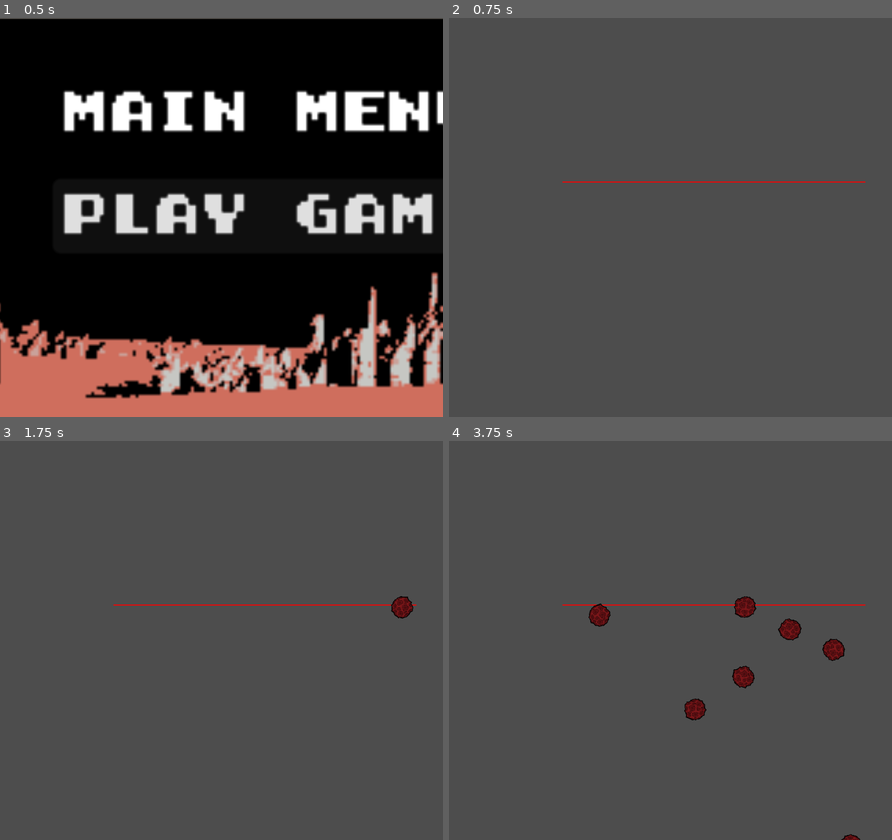
Above: before the commit, frames 1-4 (two rows, left to right).
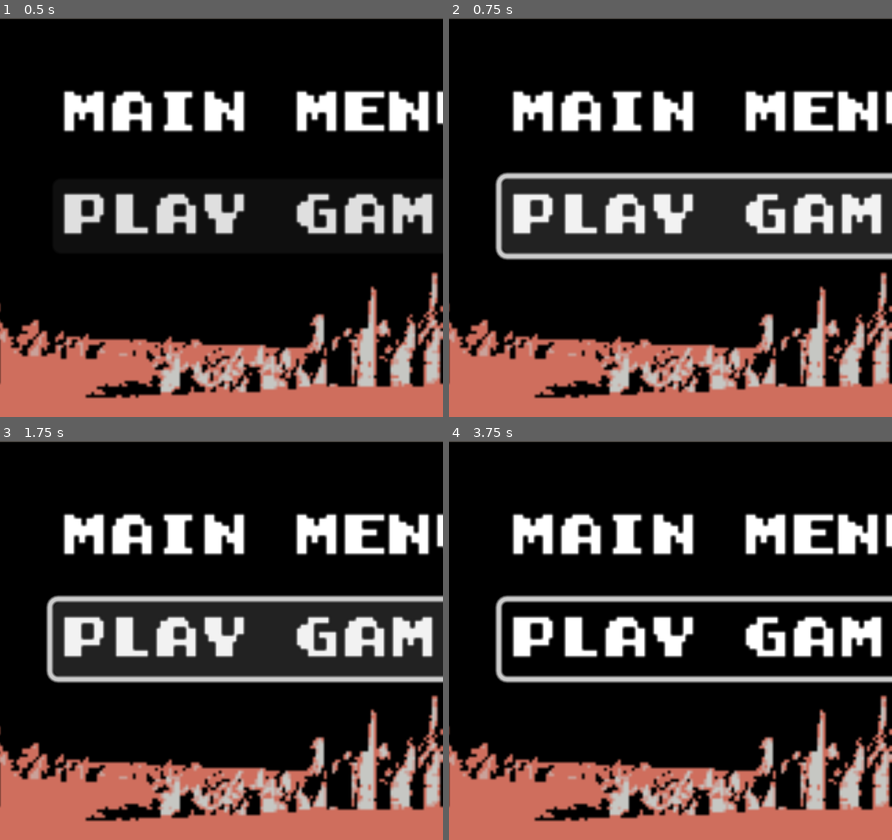
Above: after the commit, the same moments.

Repository: Arsen-PhylJoy/GBJam-11-BCPSW
Game: Godot game, scene res://_debug/test_levels/test_main_node.tscn
The game is run twice, just before and just after one commit, with the same random seed, the same clock (stepped at 60 frames per second) and the same inputs. This scene is started directly instead of the project's main scene.
Inputs (mouse positions are in pixels of both pictures, inside the frame that each line leads up to):
- Up to frame 1 (0.5 s): no input
- Up to frame 2 (0.75 s): click "PLAY GAME" at 0.5 s
- Up to frame 3 (1.75 s): click (274, 640) at 1.25 s, where only the run after the commit has a clickable "PLAY GAME"
- Up to frame 4 (3.75 s): tap Enter (start) at 2, 2.85 s; hold Right (dpad_right) 2.03-2.78 s; hold Enter (start) 2.03-2.78 s; hold Left (dpad_left) 2.78-3.53 s; hold Right (dpad_right) from 3.53 s (still down); hold Enter (start) from 3.53 s (still down)

Frame 1 is identical in both runs. In frame 2, 98% of the frame differs, in the area x 0-100%, y 0-100%; in frame 3, 98%; in frame 4, 98%.
Error before the commit: Cannot call method 'instantiate' on a null value. (res://scripts/main.gd:17)
Error after the commit: Cannot call method 'instantiate' on a null value. (res://scripts/main.gd:18)

Commit message:
Enhance main node scenes loading
Now main node using strings to detect node in the tree

Diff:
--- a/Menu_System/Scripts/main_menu.gd
+++ b/Menu_System/Scripts/main_menu.gd
@@ -1,23 +1,17 @@
 extends Control
 
-signal game_started(start_level)
-
-@export var start_level: PackedScene
+signal play_pressed()
 
 func _ready():
-	pass
 	var playButton = $"VBoxContainer/Play Button"
-	playButton.pressed.connect(self._on_play_button_pressed)
+	playButton.connect("pressed",self.play_button_pressed)
 
 func _process(_delta):
 	pass
 
 func _input(event):
-	if event is InputEventKey:
-		if event.as_text_keycode() == "Enter":
-			self._on_play_button_pressed()
-		elif event.as_text_keycode() == "Escape":
-			get_tree().quit()
+	if event.is_action_pressed("start"):
+		emit_signal("play_pressed")
 
-func _on_play_button_pressed() -> void:
-	emit_signal("game_started",start_level)
+func play_button_pressed() -> void:
+	emit_signal("play_pressed")
--- a/scripts/main.gd
+++ b/scripts/main.gd
@@ -1,25 +1,32 @@
 extends Node
 @export var intro_scene: PackedScene
 @export var main_scene: PackedScene
+@export var level1: PackedScene
+
+const intro_string: String = "Intro"
+const menus_string: String = "Menus"
+const level1_string: String = "Level1"
 
 # Called when the node enters the scene tree for the first time.
 func _ready() -> void:
 	get_tree().root.size = Vector2(1000,900)
 	get_tree().root.position = Vector2(100,100)
-	load_scene(intro_scene)
+	load_scene(intro_scene,intro_string)
+	get_node(intro_string).connect("intro_ended", self.load_menu)
 
-# Called every frame. 'delta' is the elapsed time since the previous frame.
-func _process(delta: float) -> void:
-	pass
+func load_scene(scene: PackedScene,node_name: String)->void:
+	var scene_instace = scene.instantiate()
+	scene_instace.name = node_name
+	add_child(scene_instace)
 
+func remove_scene(node_name: String)->void:
+	get_node(node_name).queue_free()
 
-func load_scene(scene: PackedScene)->void:
-	add_child(scene.instantiate())
+func load_menu() ->void:
+	remove_scene(intro_string)
+	load_scene(main_scene,menus_string)
+	get_node(menus_string).connect("play_pressed",self.load_level1)
 
-func remove_scene(node_path : NodePath)->void:
-	remove_scene(node_path)
-	get_node(node_path).queue_free()
-
-func _on_main_menu_game_started(level) -> void:
-	remove_child($"Main Menu")
-	load_scene(level)
+func load_level1()->void:
+	remove_scene(menus_string)
+	load_scene(level1,level1_string)
Not shown: 1 places in Menu_System/Scenes/main_menu.tscn that only renumber resources
